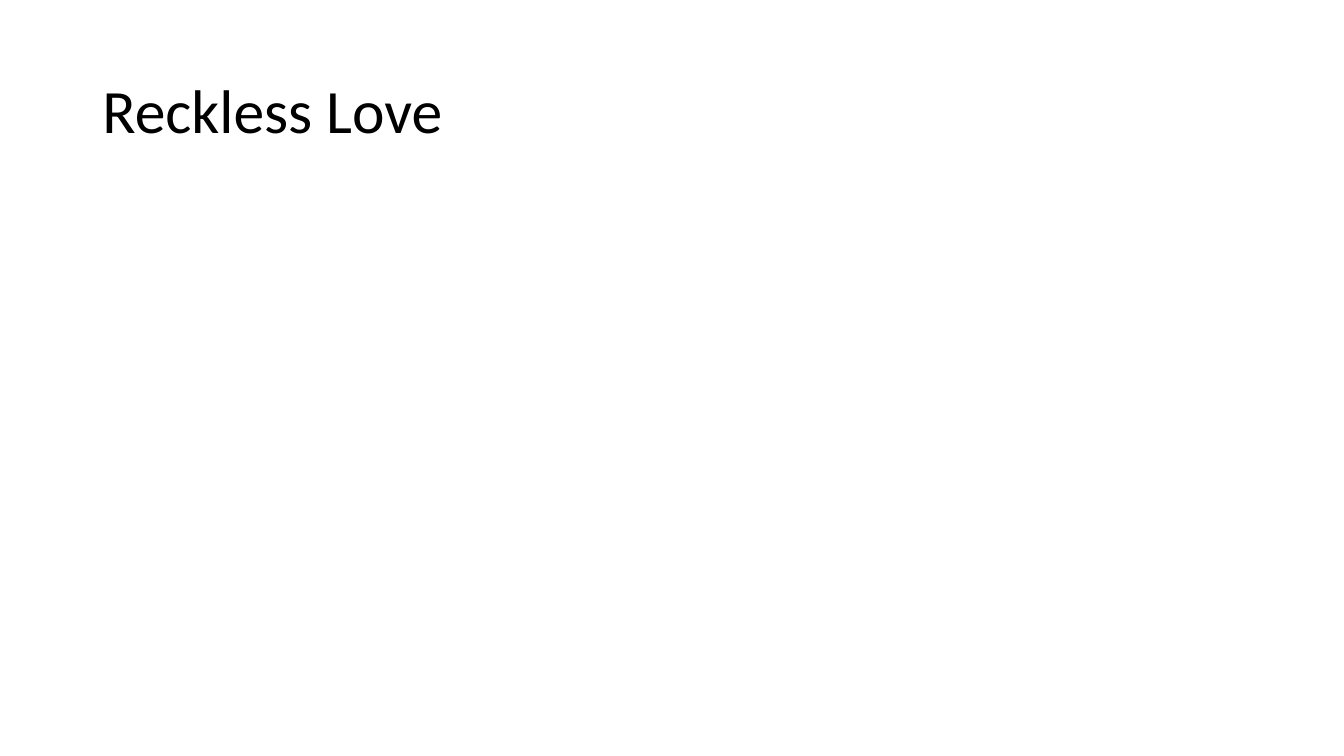
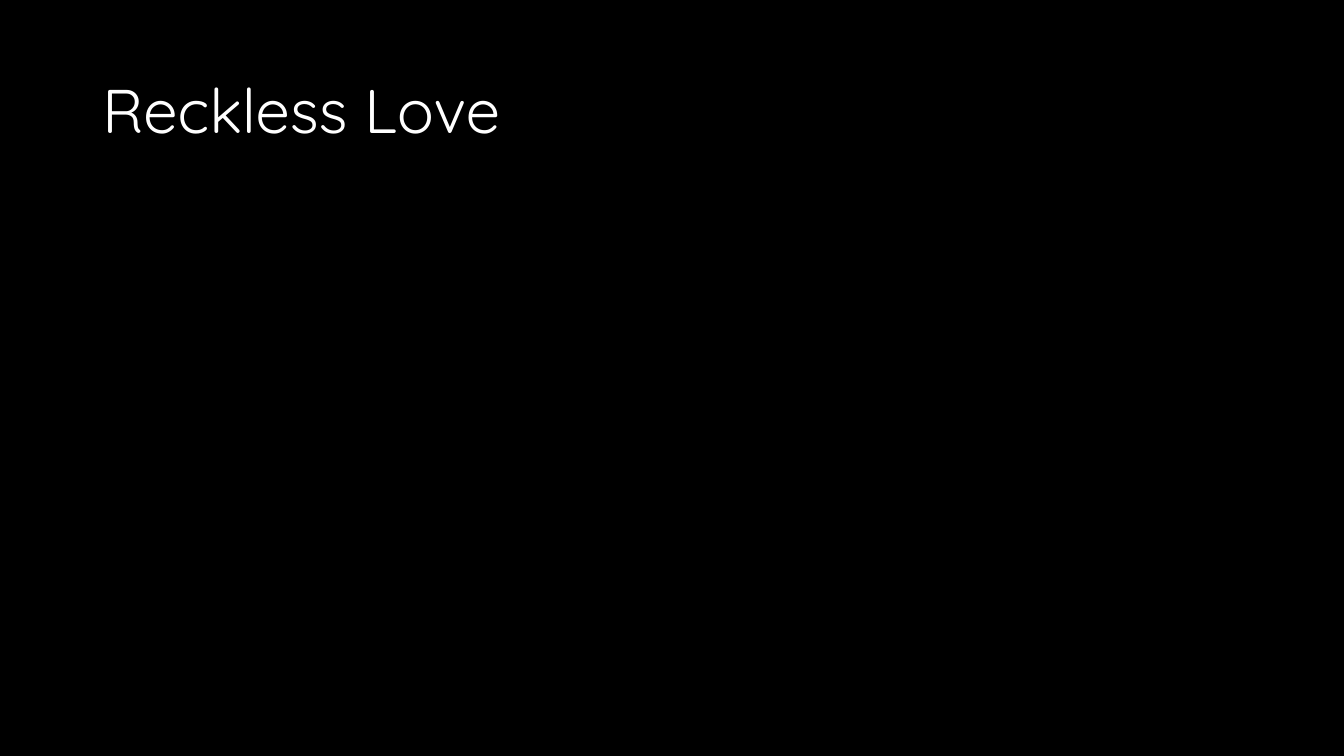
Before and after one commit to theochiu/pptgen, a slide deck: slide 19 of agape retreat/jonathan.pptx. Drawn at 1344x756 pixels with LibreOffice and Linux fonts; fonts in the diff are those of the drawing. Boxes give left, top, right and bottom in pixels: in the first picture for what was removed or moved away, otherwise in the second. Text is boxed around its words. In the diff, an @@ line names an element or a change of style, - is before the commit and + after.

```diff
--- a/agape retreat/jonathan.pptx
+++ b/agape retreat/jonathan.pptx
@@ background #FFFFFF to #000000 @@
@@ title "Reckless Love" at [102, 87, 500, 134]: font Calibri to Quicksand, text colour #000000 to #FFFFFF @@
```
Also in this commit, not shown: 28 other slides changed, 3 other files.
